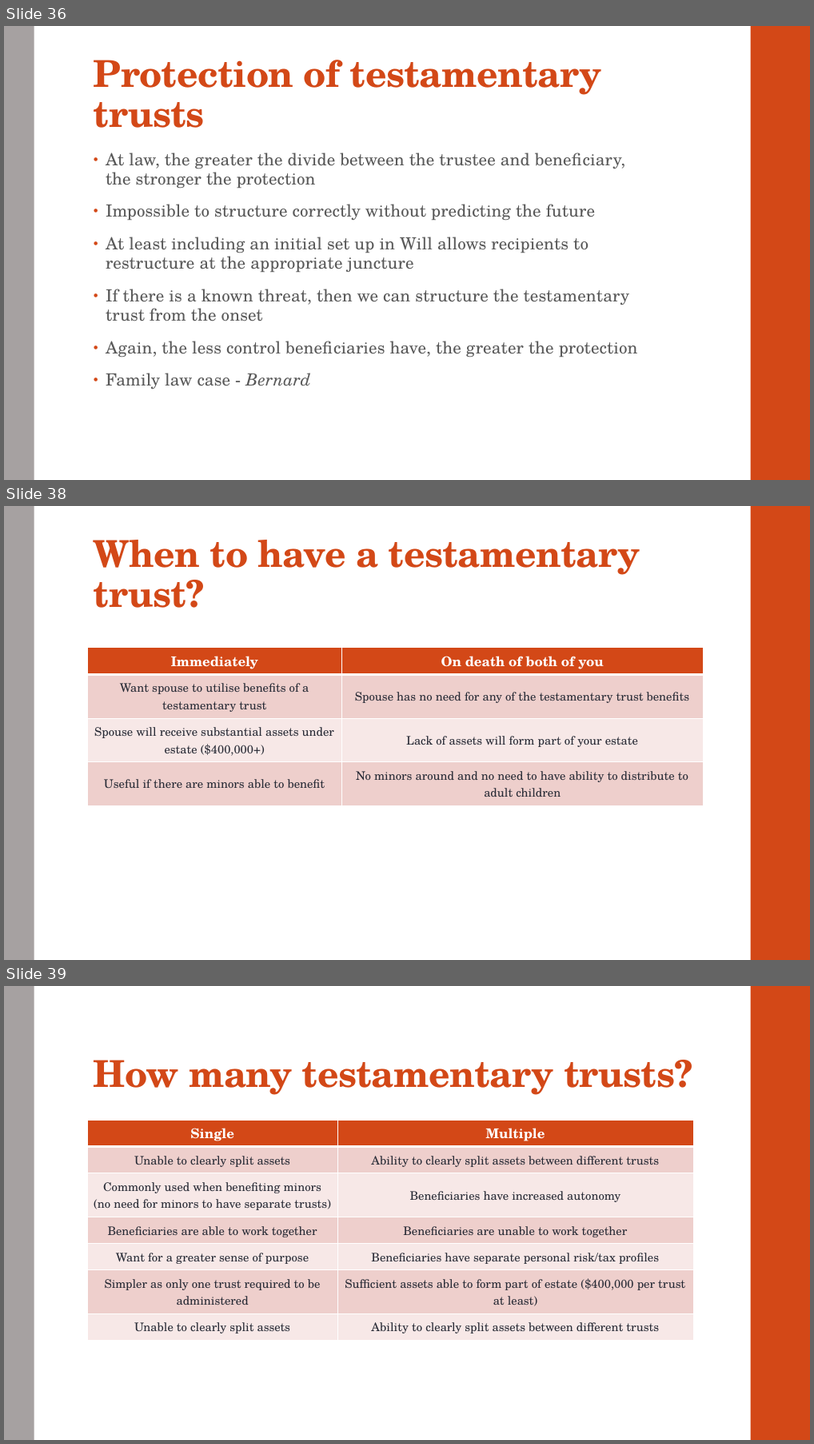
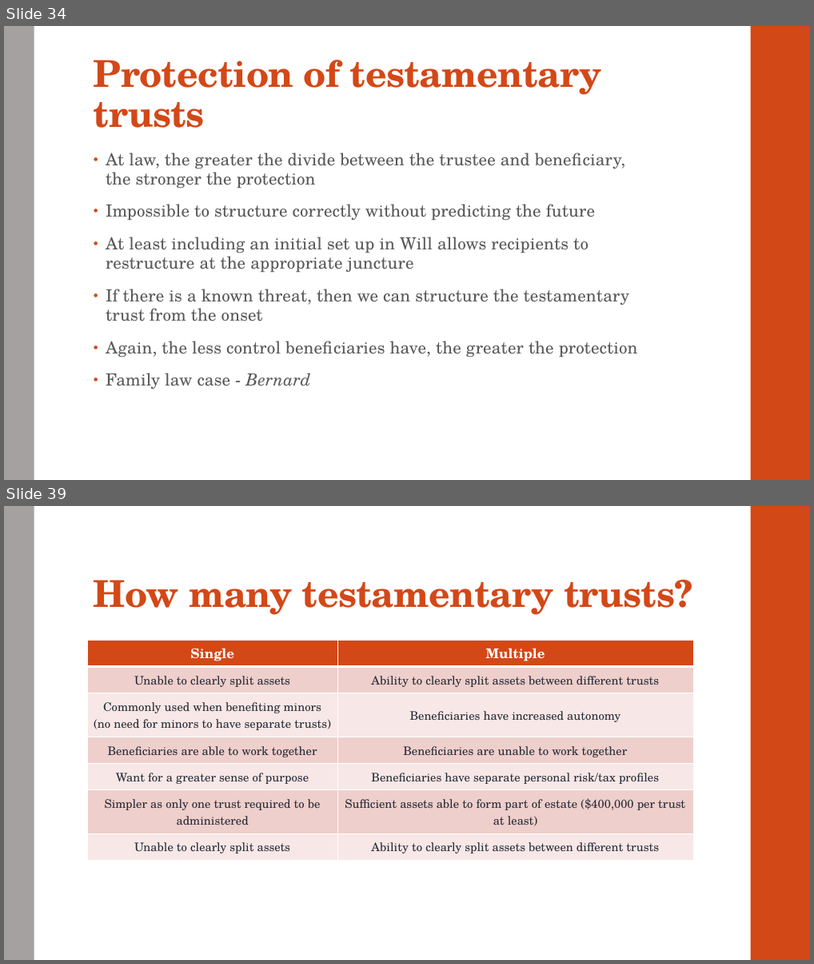
Before and after one commit to dariuschats/dariuschats.github.io, a slide deck: downloadables/other/Estate planning/Estate Planning Meeting Slides.pptx. Shown one above the other, each under a label of ours: slides 36, 38 and 39 before the commit, slides 34 and 39 after it; the slides between them are not shown. The pictures are 814x1444 and 814x964 pixels, drawn with LibreOffice and Linux fonts; fonts in the diff are those of the drawing. Boxes give left, top, right and bottom in pixels: in the first picture for what was removed or moved away, otherwise in the second. Text is boxed around its words. In the diff, an @@ line names an element or a change of style, - is before the commit and + after.

```diff
--- a/downloadables/other/Estate planning/Estate Planning Meeting Slides.pptx
+++ b/downloadables/other/Estate planning/Estate Planning Meeting Slides.pptx
@@ slide 38 removed at [4, 506, 810, 960], background #FFFFFF; not listed: 2 template elements that a slide beside it also shows @@
@@ title removed at [94, 540, 641, 608] @@
-When to have a testamentary trust?
@@ table removed at [87, 648, 704, 800], 4 rows, 2 columns @@
-Immediately | On death of both of you
-Want spouse to utilise benefits of a testamentary trust | Spouse has no need for any of the testamentary trust benefits
-Spouse will receive substantial assets under estate ($400,000+) | Lack of assets will form part of your estate
-Useful if there are minors able to benefit | No minors around and no need to have ability to distribute to adult children
@@ what was slide 36 is now slide 34 @@
```
Also in this commit, not shown: 5 slides changed, 1 slide added, 2 other files.
